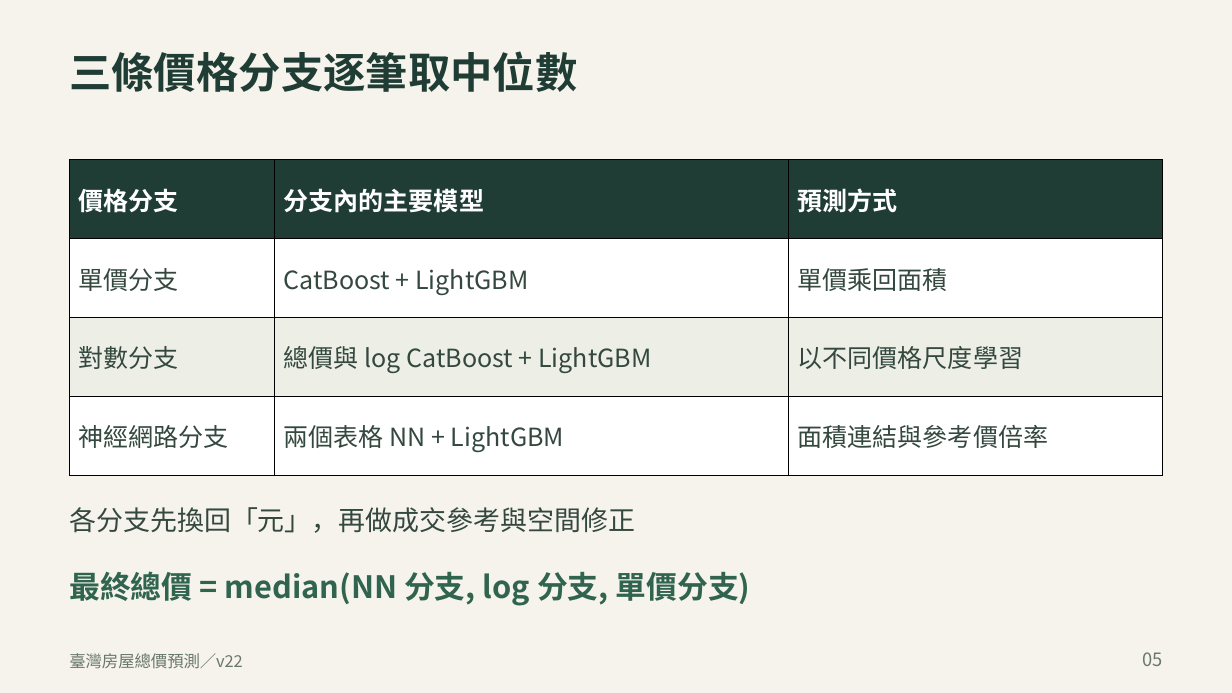
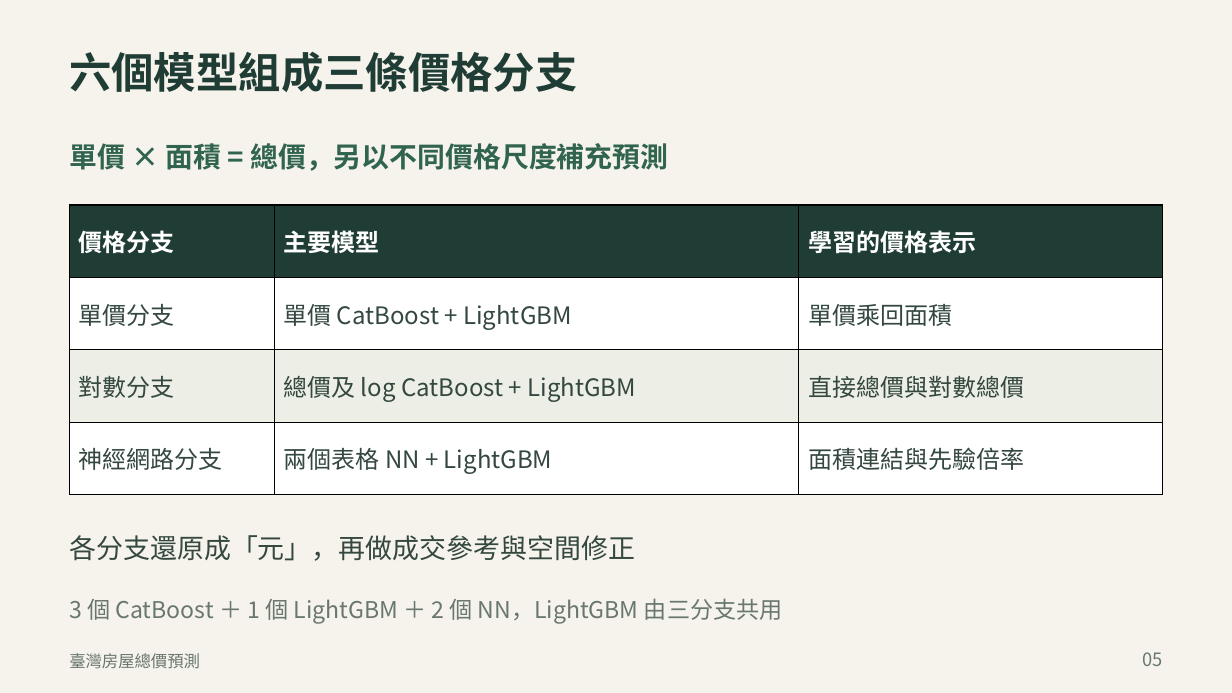
Before and after one commit to ziyi930108/nycu-house-price-regression, a slide deck: slide 5 of presentation/臺灣房價預測_正式報告_v22.pptx. Drawn at 1232x693 pixels with LibreOffice and Linux fonts; fonts in the diff are those of the drawing. Boxes give left, top, right and bottom in pixels: in the first picture for what was removed or moved away, otherwise in the second. Text is boxed around its words. In the diff, an @@ line names an element or a change of style, - is before the commit and + after.

```diff
--- a/presentation/臺灣房價預測_正式報告_v22.pptx
+++ b/presentation/臺灣房價預測_正式報告_v22.pptx
@@ text at box(69, 51, 577, 92): text changed @@
-三條價格分支逐筆取中位數
+六個模型組成三條價格分支
@@ text added at box(69, 143, 668, 171), 21.8 pt, text #31644F, bold @@
+單價 × 面積 = 總價，另以不同價格尺度補充預測
@@ table at box(69, 205, 1164, 495) @@
-row 1, column 2: 分支內的主要模型
+row 1, column 2: 主要模型
-row 1, column 3: 預測方式
+row 1, column 3: 學習的價格表示
-row 2, column 2: CatBoost + LightGBM
+row 2, column 2: 單價 CatBoost + LightGBM
-row 3, column 2: 總價與 log CatBoost + LightGBM
+row 3, column 2: 總價及 log CatBoost + LightGBM
-row 3, column 3: 以不同價格尺度學習
+row 3, column 3: 直接總價與對數總價
-row 4, column 3: 面積連結與參考價倍率
+row 4, column 3: 面積連結與先驗倍率
@@ size 19.5 to 18.8 pt in "價格分支", "單價分支", "單價乘回面積", "對數分支" and 2 more places @@
@@ table: place and size @@
-table at box(69, 160, 1163, 476)
+table at box(69, 205, 1164, 495)
@@ text at box(69, 535, 635, 561): text changed @@
-各分支先換回「元」，再做成交參考與空間修正
+各分支還原成「元」，再做成交參考與空間修正
@@ text removed at box(69, 571, 751, 606) @@
-最終總價 = median(NN 分支, log 分支, 單價分支)
@@ text added at box(69, 598, 783, 624), 18 pt, text #69776D @@
+3 個 CatBoost ＋ 1 個 LightGBM ＋ 2 個 NN，LightGBM 由三分支共用
@@ text at box(69, 653, 200, 668): text changed @@
-臺灣房屋總價預測／v22
+臺灣房屋總價預測
```
Also in this commit, not shown: 10 other slides changed, 4 slides added, 5 slides removed, 19 other files.
